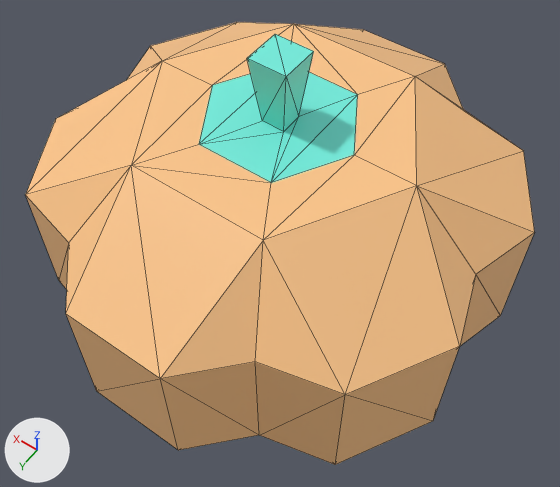
One commit to the glTF model assets/models/kit/nature_crop_pumpkin.glb: the scene before it, then after it.
Rendered twice from a 50 mm lens placed at (-0.287, 0.402, 0.674), pointed at (-0.021, 0.03, 0.089). Lighting does not change. The marker at lower left points along +X, +Y and +Z. The first picture is the older version. Mesh edges are drawn as thin lines. Vertices at exactly the same position are counted once.

In view in the first picture: 'nature_crop_pumpkin'.
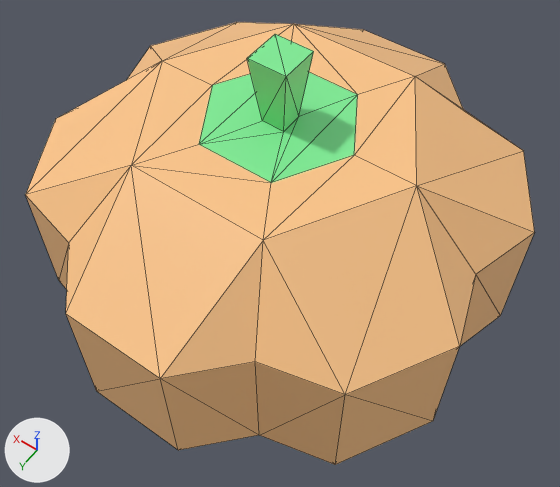
Pixel boxes (x1, y1, x2, y2) of what changed, in the pictures (560 x 487 px):
part 1 of me_mesh_crop_pumpkin, recoloured (cyan to green): (199, 34, 358, 183) in both

What the commit changed:
me_mesh_crop_pumpkin has 62 vertices, 120 faces and spans x -0.221..0.221, y -0.226..0.226, z -0.05..0.284.
me_mesh_crop_pumpkin is used by ob_nature_crop_pumpkin; location (0.0, 0.0, 0.0).
me_mesh_crop_pumpkin part 1: 20 faces centred in x -0.05..0.05, y -0.047..0.047, z 0.216..0.284 are repainted in the vertex colours; the middle colour goes from cyan #73eddd to green #80ed96.
